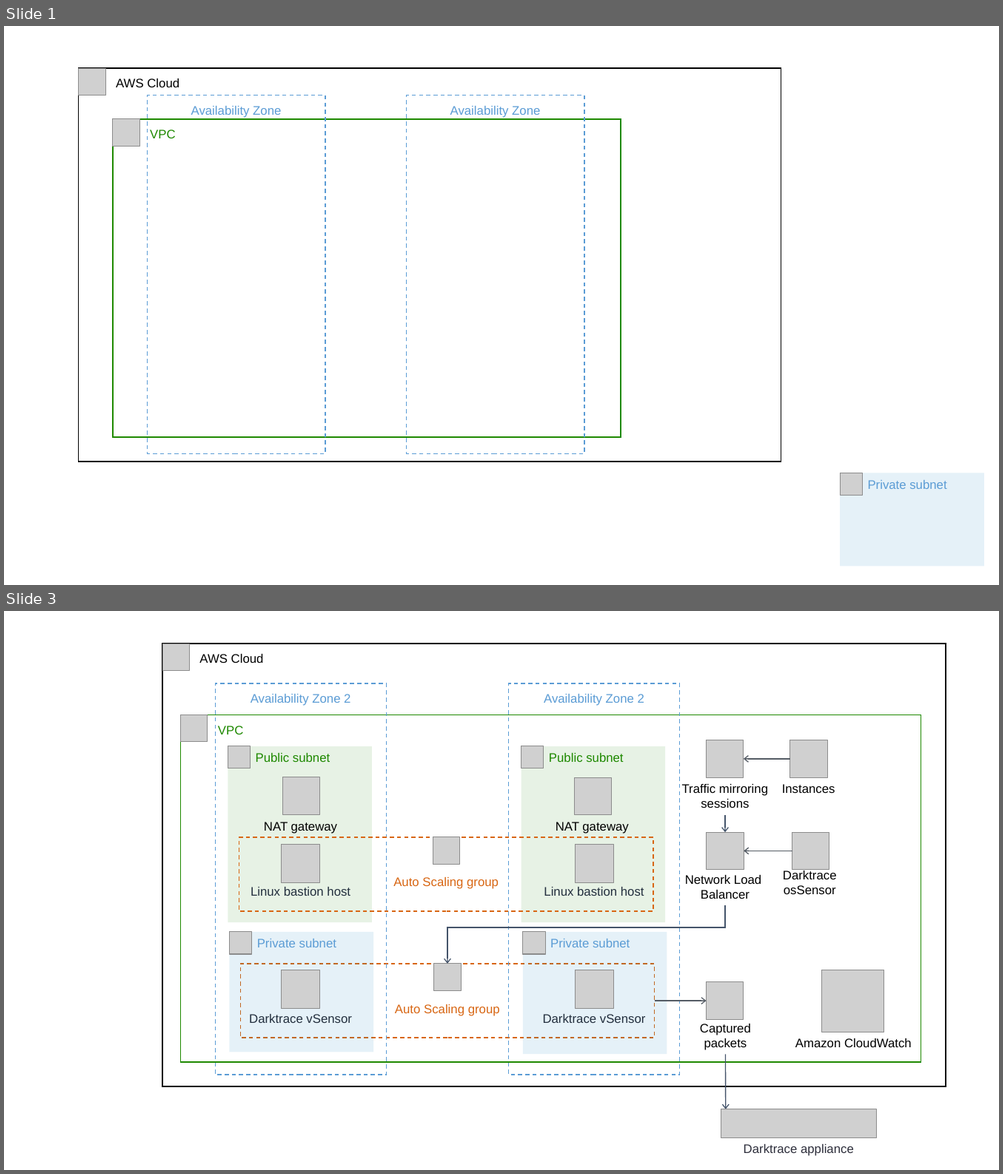
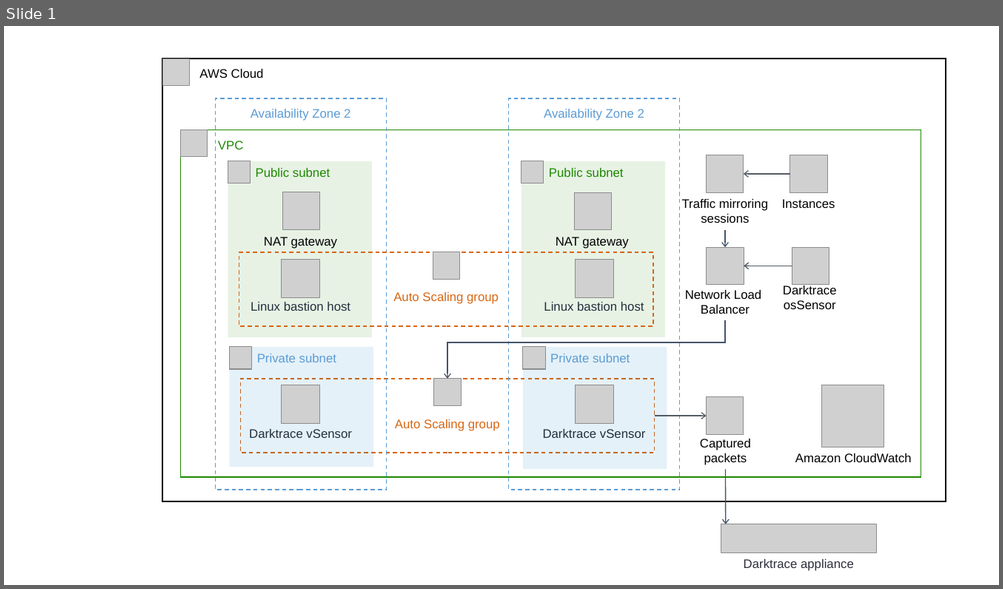
Before and after one commit to aws-quickstart/quickstart-darktrace-vsensor, a slide deck: docs/images/darktrace-vsensor-architecture-diagram.pptx. Shown one above the other, each under a label of ours: slides 1 and 3 before the commit, slide 1 after it; the slides between them are not shown. The pictures are 1003x1174 and 1003x589 pixels, drawn with LibreOffice and Linux fonts; fonts in the diff are those of the drawing; grey boxes stand for pictures. Boxes give left, top, right and bottom in pixels: in the first picture for what was removed or moved away, otherwise in the second. Text is boxed around its words. In the diff, an @@ line names an element or a change of style, - is before the commit and + after.

```diff
--- a/docs/images/darktrace-vsensor-architecture-diagram.pptx
+++ b/docs/images/darktrace-vsensor-architecture-diagram.pptx
@@ slide 1 removed at bbox=[4, 26, 999, 585], background #FFFFFF @@
@@ rectangle removed at bbox=[79, 68, 781, 463] @@
-AWS Cloud
@@ picture removed at bbox=[79, 68, 105, 96] @@
@@ rectangle removed at bbox=[148, 96, 326, 454] @@
-Availability Zone
@@ rectangle removed at bbox=[406, 96, 584, 454] @@
-Availability Zone
@@ rectangle removed at bbox=[113, 119, 621, 438] @@
-VPC
@@ picture removed at bbox=[113, 119, 140, 146] @@
@@ rectangle removed at bbox=[839, 474, 984, 567] @@
-Private subnet
@@ picture removed at bbox=[839, 473, 862, 495] @@
@@ what was slide 3 is now slide 1 @@
```
Also in this commit, not shown: 1 slide changed, 3 other slides removed, 4 other files.
